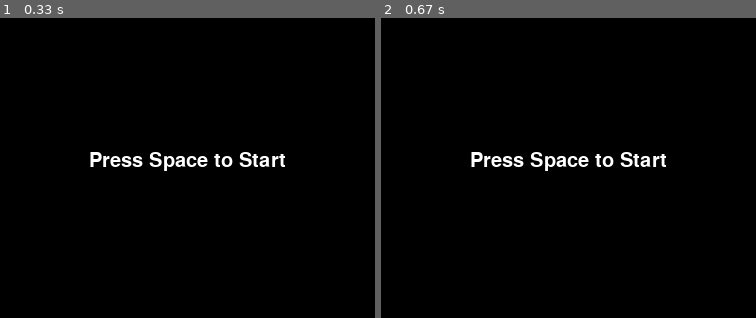
Above: before the commit, frames 1-2 (left to right).
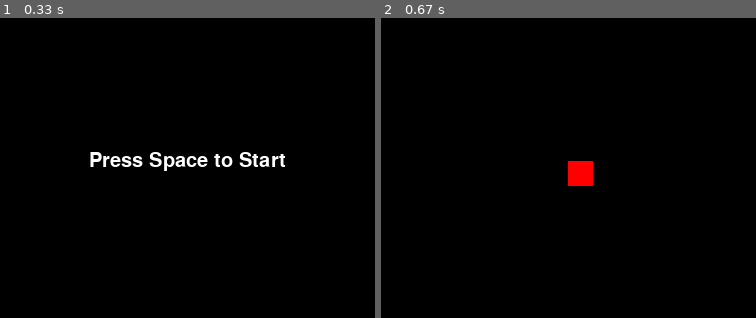
Above: after the commit, the same moments.

Repository: Dev-Chase/new_snake_pygame
Game: pygame game, started from main.py
Two runs of this game, one before a commit and one after it. Both use one fixed random seed, a clock stepped at 60 frames per second and the inputs below.
Inputs:
- Up to frame 1 (0.33 s): no input
- Up to frame 2 (0.67 s): tap K at 0.33 s
The pictures show only the part of the screen within x 25-75%, y 26-76%; the shares and areas given below are measured in that part.

Frame 1 is identical in both runs. In frame 2, 1.8% of the frame differs, in the area x 24-76%, y 44-56%.

Commit message:
Re-added and improved base

Diff:
--- a/main.py
+++ b/main.py
@@ -1,7 +1,8 @@
 # Run this file to play game
 from settings import *
-# from snake import Snake
+from snake import Snake
 # from cube import Cube
+from textbox import TextBox
 import sys
 
 
@@ -11,23 +12,15 @@
     clock = pygame.time.Clock()
     pygame.display.set_caption("New Snake")
 
-    # Sprite Drawing Variables
+    # Display and Sprite Variables
     screen = pygame.display.set_mode((W, H))
     display = pygame.Surface((W, H))
     screen_offs = pygame.math.Vector2(0, 0)
     screen_shake = 0
+    snake = Snake()
 
-    # Text Variables
-    font = pygame.font.SysFont('system', 30)
-    game_over_text = font.render('Game Over. Press Space to Start.', True, fg_colour)
-    start_text = font.render('Press Space to Start', True, fg_colour)
-
-    # Text Rectangles
-    game_over_text_rect = game_over_text.get_rect(center=(W//2, H//2))
-    start_text_rect = start_text.get_rect(center=(W//2, H//2))
-
-    # Sprite Groups
-
+    # Text Boxes
+    text_box = TextBox("Press Space to Start")
 
     # Game State Start
     game_state = game_states["start"]
@@ -41,30 +34,31 @@
                 pygame.quit()
                 sys.exit()
 
+            if event.type == pygame.KEYDOWN and game_state == game_states["start"] or game_state == game_states["game-over"]:
+                game_state = game_states["playing"]
+
         # Start Screen
         if game_state == game_states["start"]:
-            display.blit(start_text, start_text_rect.topleft)
-            if keys[pygame.K_SPACE]:
-                # Setting up and Starting the Playing State
-                game_state = game_states["playing"]
+            display.blit(text_box.text, text_box.rect.topleft)
 
         # Playing Screen
         elif game_state == game_states["playing"]:
             # Game Over Checks
             if keys[pygame.K_k]:
+                text_box.__init__("Game Over. Press Space to Start.")
                 game_state = game_states["game-over"]
                 screen_shake = FPS/8  # Screen Shake for an Eighth of a Second
 
             # Updating
             # Drawing
+            snake.display(display)
 
         # Game Over Screen
         elif game_state == game_states["game-over"]:
-            display.blit(game_over_text, game_over_text_rect.topleft)
-            if keys[pygame.K_SPACE]:
-                # Setting up and Starting the Playing State
-                game_state = game_states["playing"]
+            display.blit(text_box.text, text_box.rect.topleft)
+
             # Drawing
+            snake.display(display)
 
         # Implement Screen Shake
         if screen_shake <= 0:
@@ -76,7 +70,7 @@
             screen_offs.y = randint(-22, 22)/10
             screen_shake -= 1
 
-        # Moving Display on Screen in Case of Screen Shake
+        # Moving Placing Display on Screen According to Screen Shake Offsets
         screen.blit(pygame.transform.scale(display, (W, H)), (screen_offs.x, screen_offs.y))
 
         pygame.display.update()
--- a/snake.py
+++ b/snake.py
@@ -1,2 +1,49 @@
 from settings import *
-# from cube import Cube
+
+
+class Cube(pygame.sprite.Sprite):
+    # Class Constructor
+    def __init__(self, pos=(tile_size*(W//tile_size//2), tile_size*(H//tile_size//2)), colour=player_colour, size=(tile_size, tile_size)):
+        super().__init__()
+        self.image = pygame.Surface(size)
+        self.image.fill(colour)
+        self.rect = self.image.get_rect(topleft=pos)
+
+
+class Snake:
+    # Class Constructor
+    def __init__(self):
+        self.desired_direction = pygame.math.Vector2(0, 0)
+        self.body = [Cube()]
+
+    # Method to Run Every Frame
+    def update(self):
+        keys = pygame.key.get_pressed()
+
+    # Drawing Method
+    def display(self, surface):
+        for item in self.body:
+            surface.blit(item.image, item.rect.topleft)
+            self.on_tile()
+
+    # On Tile Check Method
+    def on_tile(self):
+        if self.body[0].rect.x % tile_size == 0 and self.body[0].rect.y % tile_size == 0:
+            return True
+        return False
+
+    # Crash Check
+    def crashed(self):
+        if any([self.body[0].rect.colliderect(item) for item in self.body[1::]]):
+            return True
+        return False
+
+    # Bounds Check
+    def in_bounds(self):
+        if self.body[0].rect.top > -1 and self.body[0].rect.left > -1 and self.body[0].rect.right < W+1 and self.body[0].rect.bottom < H+1:
+            return True
+        return False
+
+    def move_step(self, d):
+        for item in self.body:
+            item.rect.topleft += d * tile_size
--- /dev/null
+++ b/textbox.py
@@ -0,0 +1,8 @@
+from settings import *
+
+
+class TextBox:
+    def __init__(self, content="Hello World!", pos=(W//2, H//2), colour=fg_colour):
+        self.font = pygame.font.SysFont('system', 30)
+        self.text = self.font.render(content, True, colour)
+        self.rect = self.text.get_rect(center=pos)
